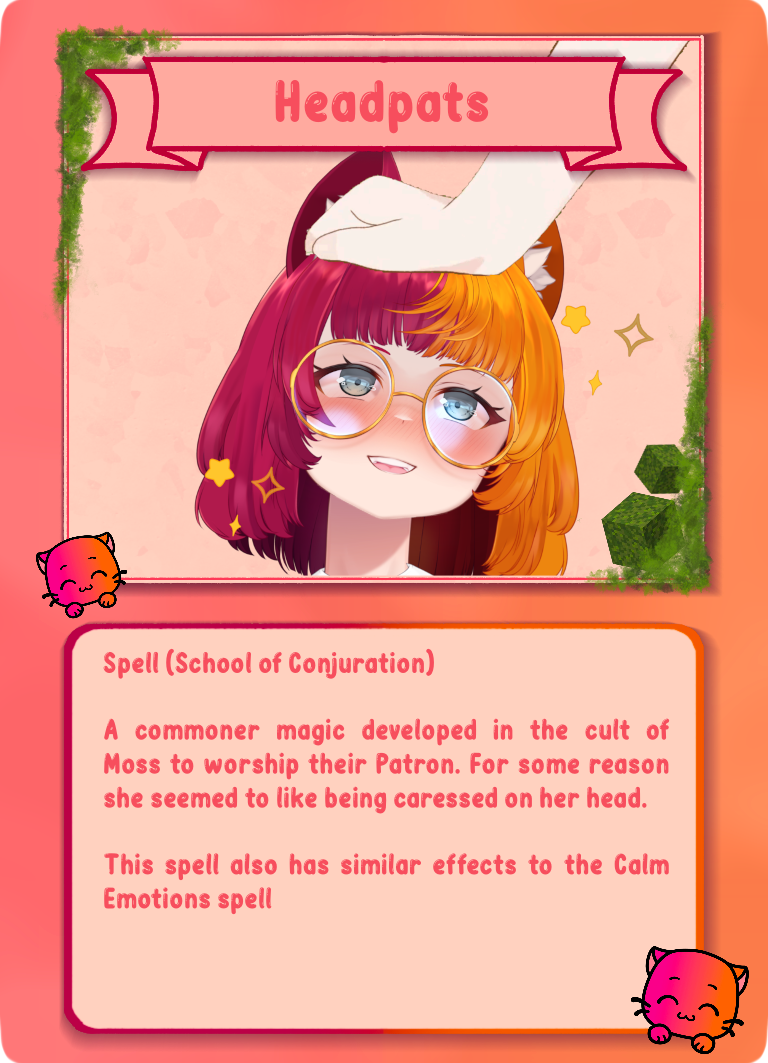
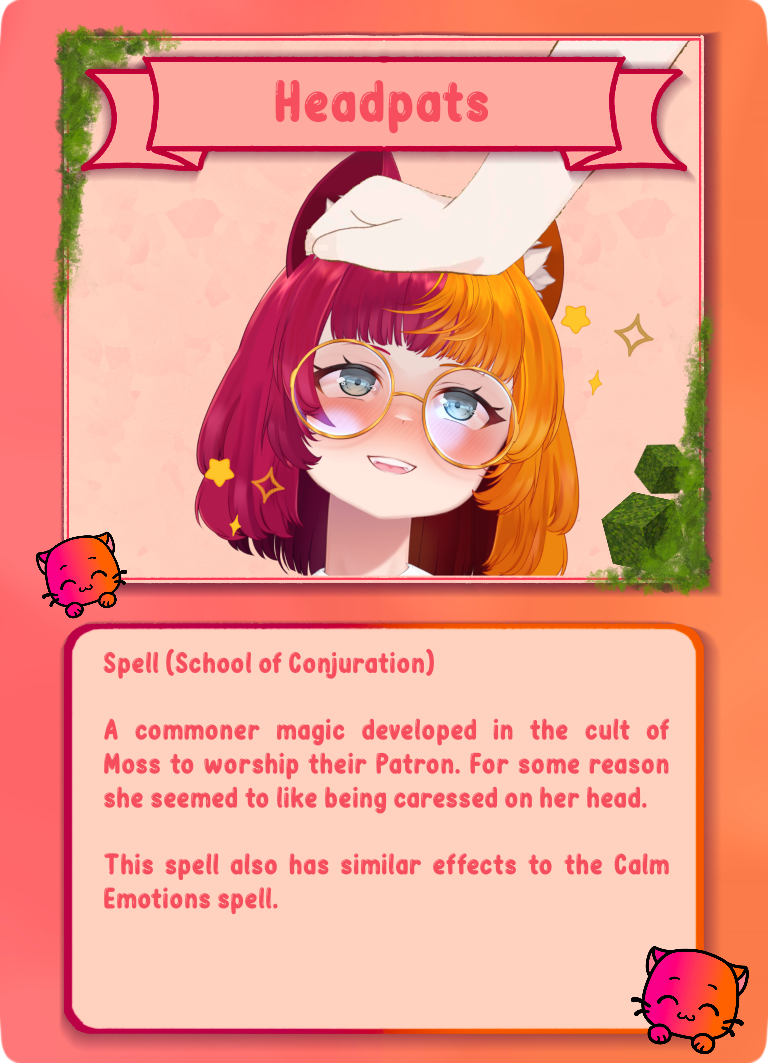
Before/after of a 768px x 1063px layered artwork. What changed in the layer stack:
painted on "Spell (School of Conjuration) ..." over [left=273, top=903, right=278, bottom=909]
